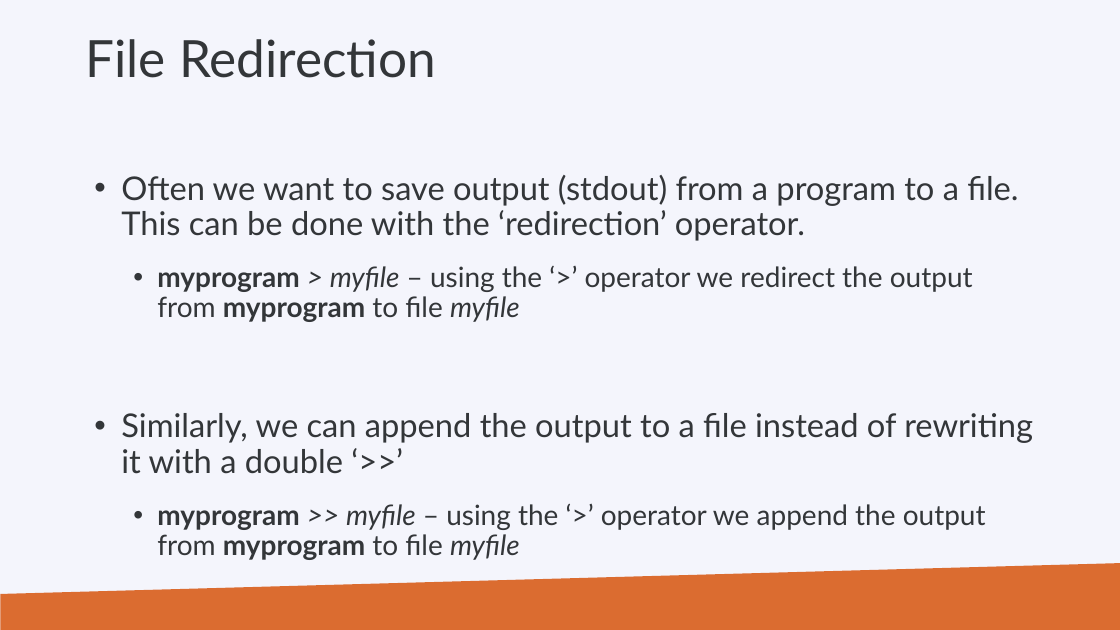
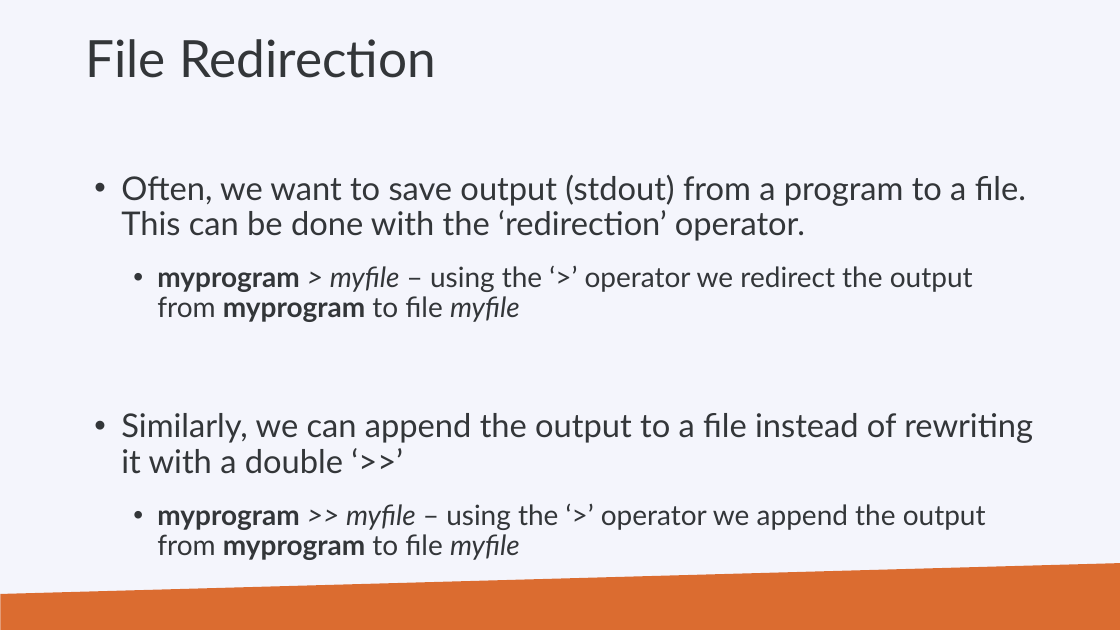
Before and after one commit to hpcleuven/Linux-scripting, a slide deck: slide 4 of Linux-scripting.pptx. Drawn at 1120x630 pixels with LibreOffice and Linux fonts; fonts in the diff are those of the drawing; background and template pictures are left out. Boxes give left, top, right and bottom in pixels: in the first picture for what was removed or moved away, otherwise in the second. Text is boxed around its words. In the diff, an @@ line names an element or a change of style, - is before the commit and + after.

```diff
--- a/Linux-scripting.pptx
+++ b/Linux-scripting.pptx
@@ text at (121, 175, 1026, 241): text changed @@
-• Often we want to save output (stdout) from a program to a file. This can be done with the ‘redirection’ operator.
+• Often, we want to save output (stdout) from a program to a file. This can be done with the ‘redirection’ operator.
```
Also in this commit, not shown: 18 other slides changed, 1 other file.
